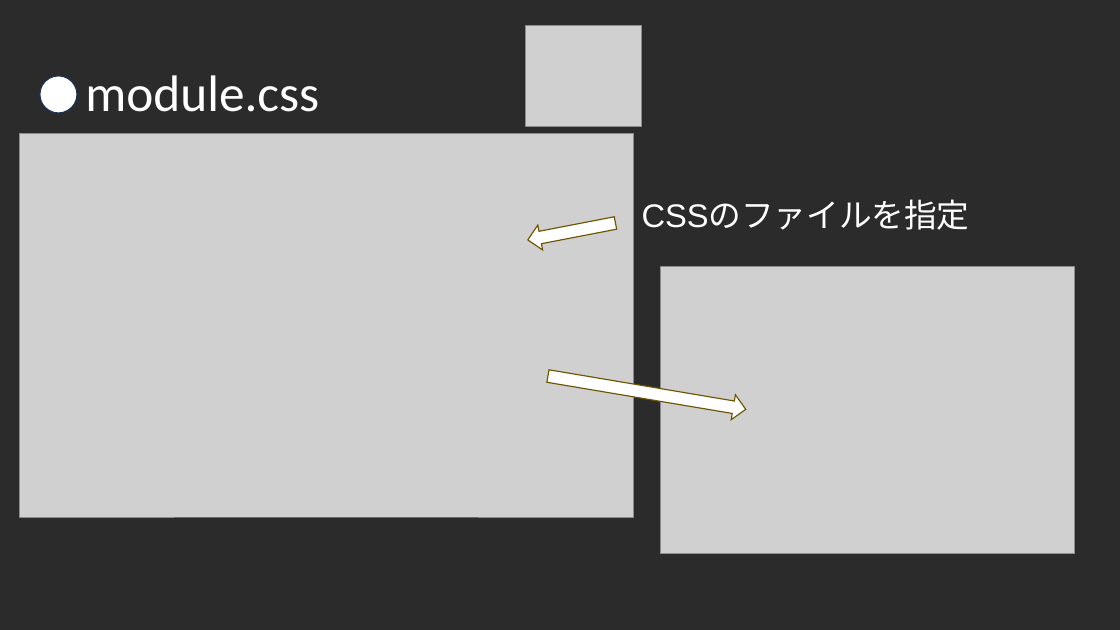
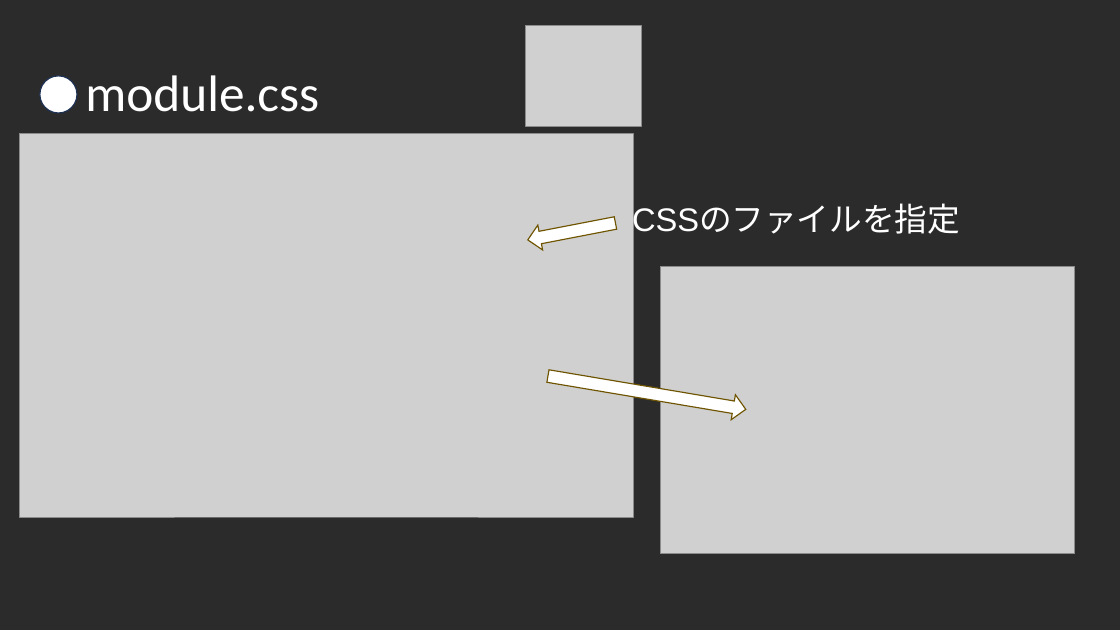
Before and after one commit to 2kenneko/SynClock, a slide deck: slide 14 of assets/Dev/VuetoReact.pptx. Drawn at 1120x630 pixels with LibreOffice and Linux fonts; fonts in the diff are those of the drawing; grey boxes stand for pictures; background and template pictures are left out; a plain dark background stands for a picture behind light text. Boxes give left, top, right and bottom in pixels: in the first picture for what was removed or moved away, otherwise in the second. Text is boxed around its words. In the diff, an @@ line names an element or a change of style, - is before the commit and + after.

```diff
--- a/assets/Dev/VuetoReact.pptx
+++ b/assets/Dev/VuetoReact.pptx
@@ text "CSSのファイルを指定" moved from (x1=642, y1=201, x2=970, y2=230) to (x1=632, y1=205, x2=960, y2=237) @@
```
Also in this commit, not shown: 2 slides added, 6 other files.
